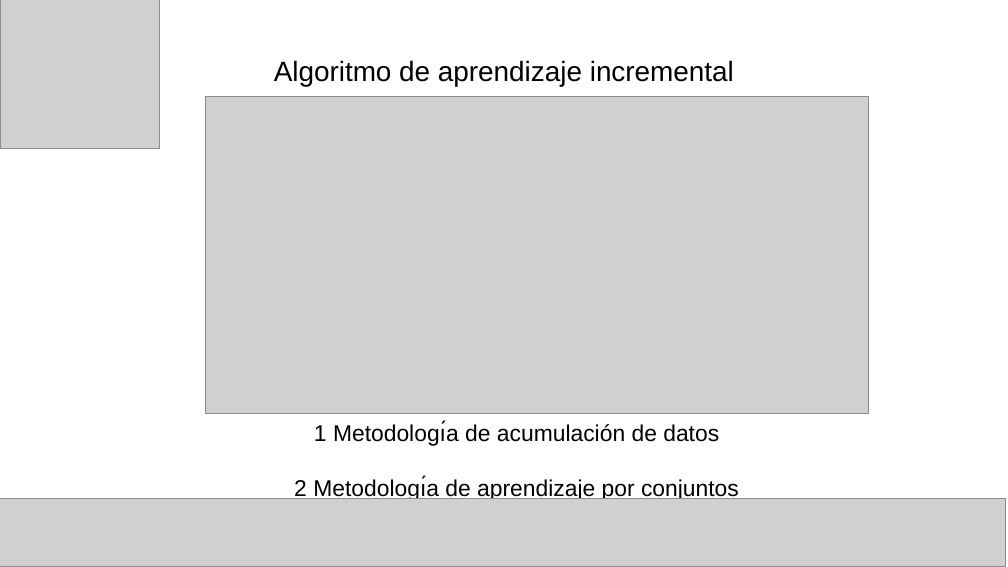
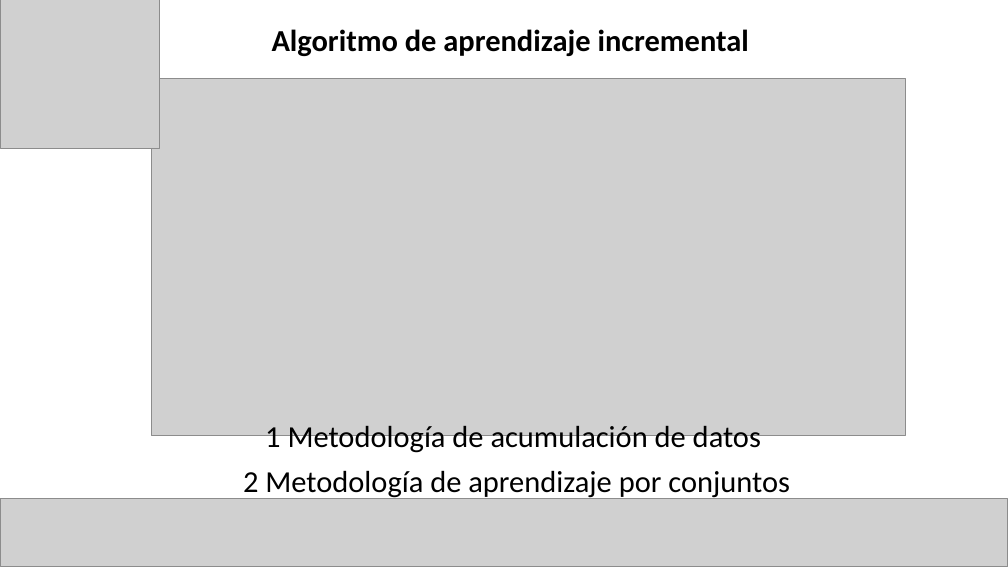
Before and after one commit to Computer-Cluster/Incremental-Learning, a slide deck: slide 12 of Aprendizaje incremental para la tarea de reconocimiento.pptx (slide 11 before the commit). Drawn at 1008x567 pixels with LibreOffice and Linux fonts; fonts in the diff are those of the drawing; grey boxes stand for pictures. Boxes give left, top, right and bottom in pixels: in the first picture for what was removed or moved away, otherwise in the second. Text is boxed around its words. In the diff, an @@ line names an element or a change of style, - is before the commit and + after.

```diff
--- a/Aprendizaje incremental para la tarea de reconocimiento.pptx
+++ b/Aprendizaje incremental para la tarea de reconocimiento.pptx
@@ title "Algoritmo de aprendizaje incremental": place and size @@
-title "Algoritmo de aprendizaje incremental" at box(274, 60, 734, 86)
+title "Algoritmo de aprendizaje incremental" at box(272, 29, 749, 56)
@@ title "Algoritmo de aprendizaje incremental" at box(272, 29, 749, 56): size 22 to 24 pt, font Arial to Calibri, bold on; line spacing 1 to 0.9 @@
@@ picture: place and size @@
-picture at box(206, 97, 869, 413)
+picture at box(152, 79, 906, 435)
@@ subtitle at box(243, 426, 790, 500): text changed; size 18 to 24 pt; font Arial to Calibri @@
-1 Metodologı́a de acumulación de datos
-2 Metodologı́a de aprendizaje por conjuntos
+1 Metodología de acumulación de datos
+2 Metodología de aprendizaje por conjuntos
```
Also in this commit, not shown: 12 other slides changed, 2 slides added, 1 slide removed.
